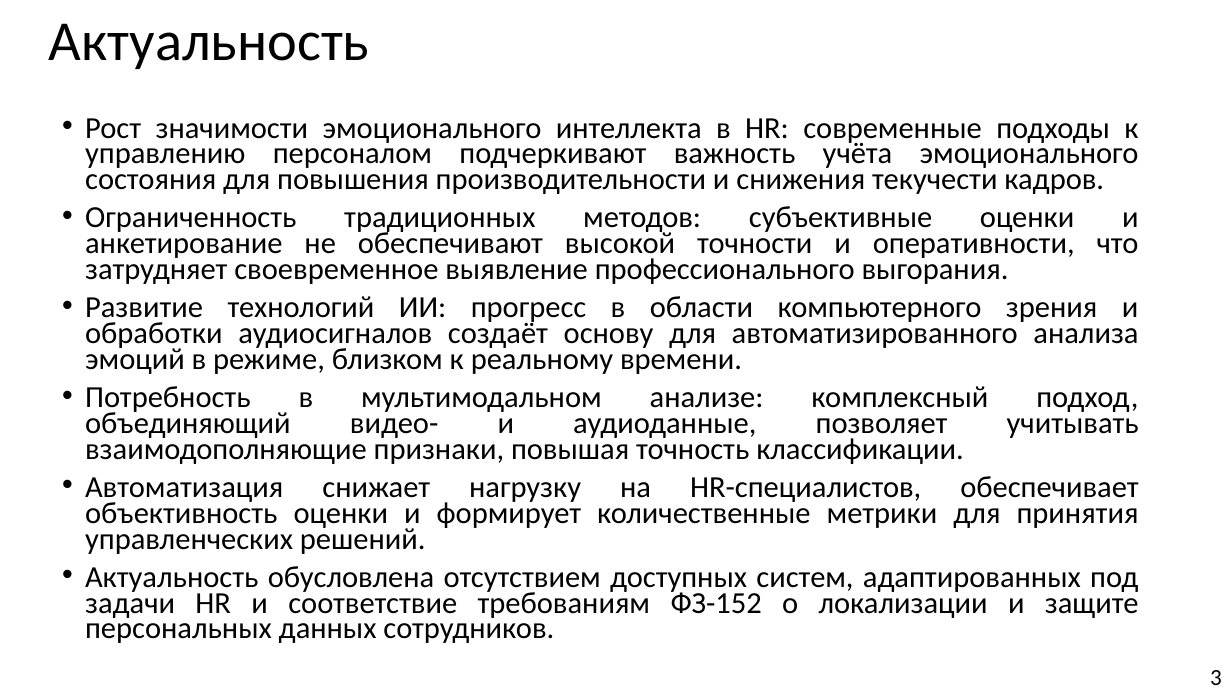
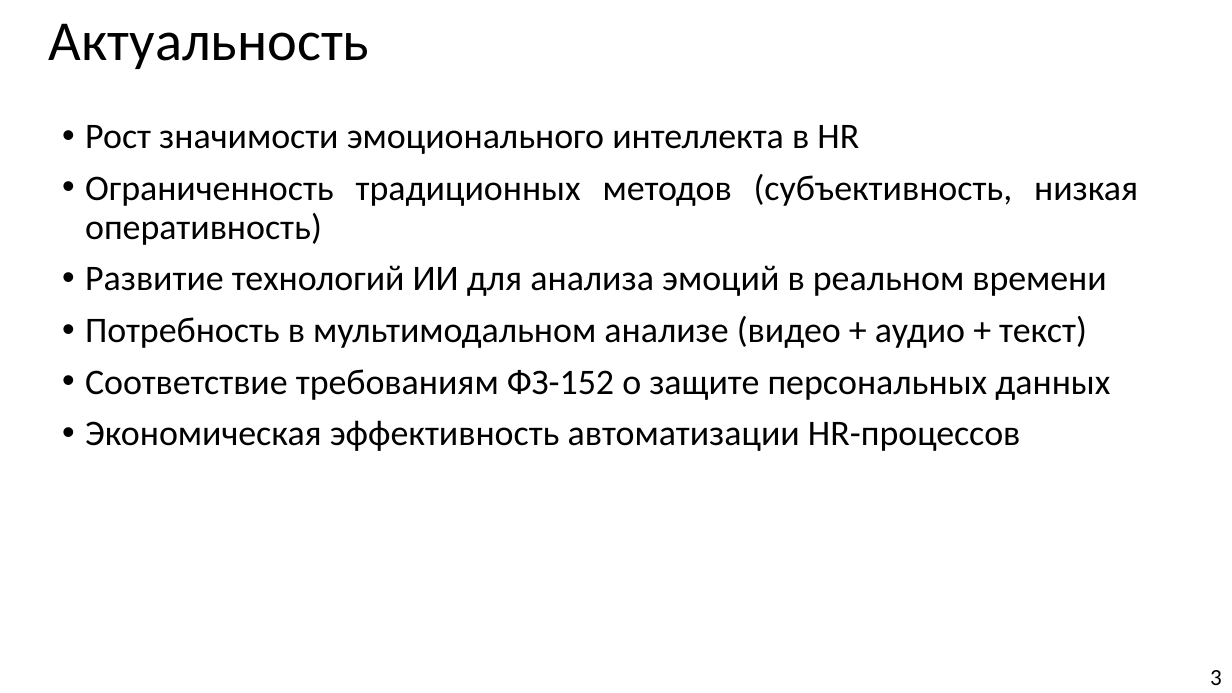
Before and after one commit to Hetsunya/diplom-docs, a slide deck: slide 3 of вкр/презентация по_преддипломной_практике_Демьянцев_Виталий_Владиславович_606_22 (1).pptx. Drawn at 1232x693 pixels with LibreOffice and Linux fonts; fonts in the diff are those of the drawing. Boxes give left, top, right and bottom in pixels: in the first picture for what was removed or moved away, otherwise in the second. Text is boxed around its words. In the diff, an @@ line names an element or a change of style, - is before the commit and + after.

```diff
--- a/вкр/презентация по_преддипломной_практике_Демьянцев_Виталий_Владиславович_606_22 (1).pptx
+++ b/вкр/презентация по_преддипломной_практике_Демьянцев_Виталий_Владиславович_606_22 (1).pptx
@@ text at (85,125,1138,451): text changed; size 23.8 to 28 pt @@
-• Рост значимости эмоционального интеллекта в HR: современные подходы к управлению персоналом подчеркивают важность учёта эмоционального состояния для повышения производительности и снижения текучести кадров.
-• Ограниченность традиционных методов: субъективные оценки и анкетирование не обеспечивают высокой точности и оперативности, что затрудняет своевременное выявление профессионального выгорания.
-• Развитие технологий ИИ: прогресс в области компьютерного зрения и обработки аудиосигналов создаёт основу для автоматизированного анализа эмоций в режиме, близком к реальному времени.
-• Потребность в мультимодальном анализе: комплексный подход, объединяющий видео- и аудиоданные, позволяет учитывать взаимодополняющие признаки, повышая точность классификации.
-• Автоматизация снижает нагрузку на HR-специалистов, обеспечивает объективность оценки и формирует количественные метрики для принятия управленческих решений.
-• Актуальность обусловлена отсутствием доступных систем, адаптированных под задачи HR и соответствие требованиям ФЗ-152 о локализации и защите персональных данных сотрудников.
+• Рост значимости эмоционального интеллекта в HR
+• Ограниченность традиционных методов (субъективность, низкая оперативность)
+• Развитие технологий ИИ для анализа эмоций в реальном времени
+• Потребность в мультимодальном анализе (видео + аудио + текст)
+• Соответствие требованиям ФЗ-152 о защите персональных данных
+• Экономическая эффективность автоматизации HR-процессов
```
Also in this commit, not shown: 7 other slides changed, 8 slides added, 6 slides removed, 4 other files.
